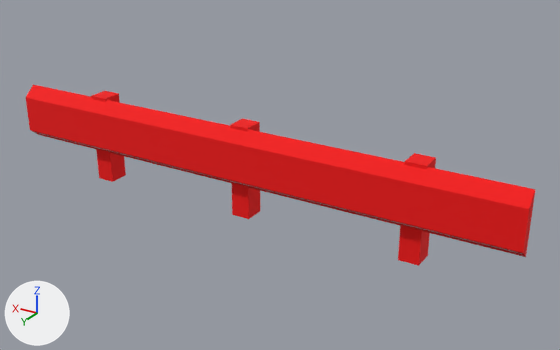
An edit to the FBX model Assets/Model/GuardRail.FBX, drawn before and after from the same camera.
Both versions are drawn from a 50 mm camera at (0.98, 1.97, 9.17) aimed at (10.69, -14.22, 1.07). Every picture has the same lights, and +X, +Y and +Z are marked at lower left. Where no turn or scale is listed for an object, it has been applied to the vertices.

In view in the first picture: 'guardrail_small'.
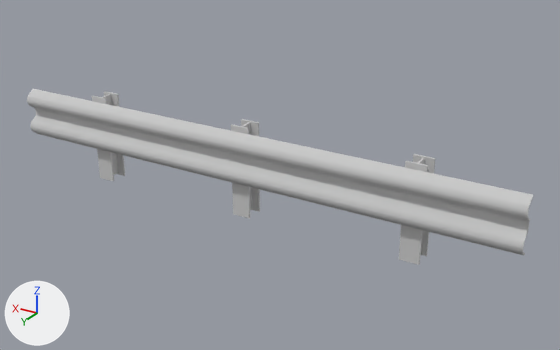
Location of each change, [x1, y1, x2, y2] in pixels of the pictures (560 x 350 px):
'guardrail_small', reshaped: before [26, 85, 535, 266]; after [27, 89, 533, 265]
part 1 of me_mesh, deleted (red): before [26, 85, 535, 257]
part 2 of me_mesh, deleted (red): before [91, 91, 126, 182]
part 3 of me_mesh, deleted (red): before [398, 153, 436, 266]
part 4 of me_mesh, deleted (red): before [230, 119, 260, 219]

The change in detail:
me_mesh has 256 vertices, 420 faces and spans x -12.3..2.7, y -0.3..0.6, z -0.1..2.5.
me_mesh is used by ob_guardrail_small; location (16.4, -13.92, 0.0).
me_mesh part 1: the loose piece of 8 vertices spanning x -12.3..2.7, y 0.3..0.6, z 0.8..2.4 is deleted.
me_mesh part 2: the loose piece of 8 vertices spanning x -0.3..0.3, y -0.3..0.3, z -0.1..2.5 is deleted.
me_mesh part 3: the loose piece of 8 vertices spanning x -9.9..-9.4, y -0.3..0.3, z -0.1..2.5 is deleted.
me_mesh part 4: the loose piece of 8 vertices spanning x -5.1..-4.6, y -0.3..0.3, z -0.1..2.5 is deleted.
me_mesh no longer uses material mat_proxy (red #f50000).
